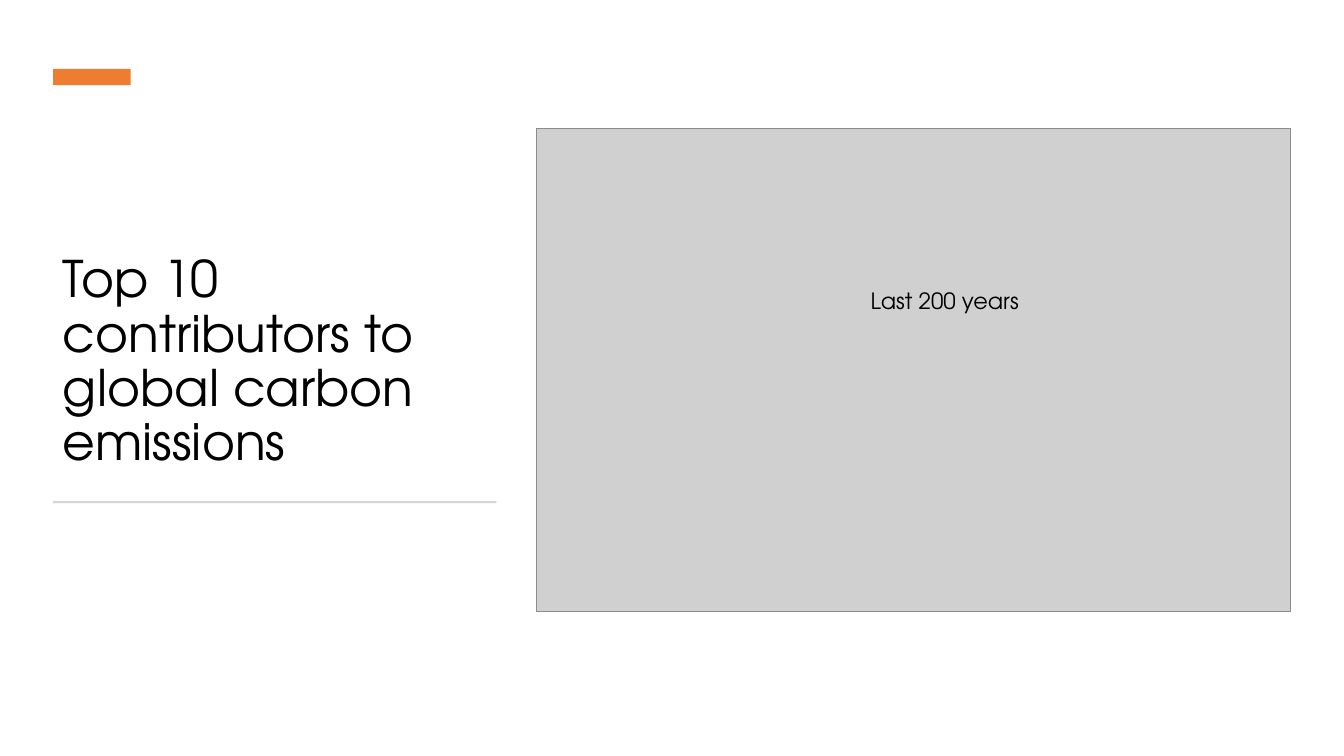
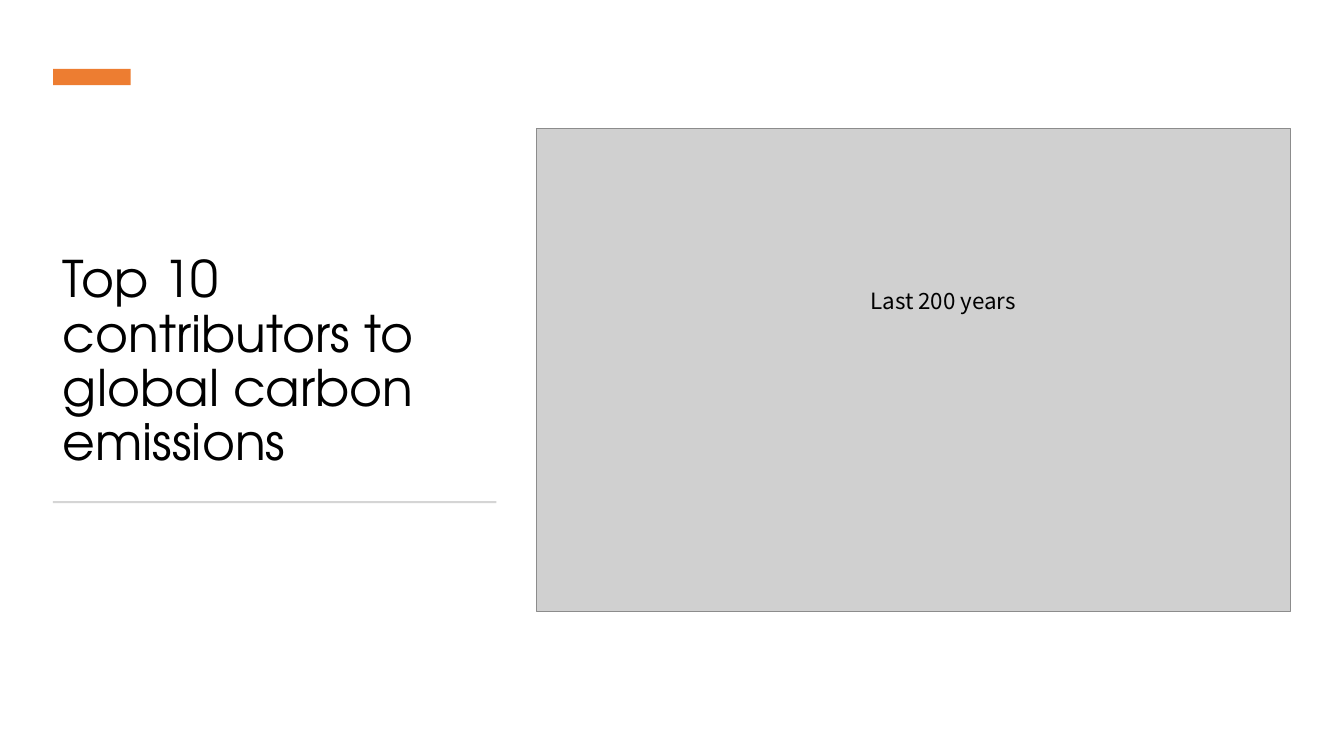
Before and after one commit to danilogiarlini/Global-CO2-Emission-Forecasting, a slide deck: slide 3 of Visualization/GlobalCO2Emission.pptx. Drawn at 1344x756 pixels with LibreOffice and Linux fonts; fonts in the diff are those of the drawing; grey boxes stand for pictures. Boxes give left, top, right and bottom in pixels: in the first picture for what was removed or moved away, otherwise in the second. Text is boxed around its words. In the diff, an @@ line names an element or a change of style, - is before the commit and + after.

```diff
--- a/Visualization/GlobalCO2Emission.pptx
+++ b/Visualization/GlobalCO2Emission.pptx
@@ text "Last 200 years" at (871, 292, 1016, 314): font TeX Gyre Adventor to Noto Sans CJK SC @@
```
Also in this commit, not shown: 2 other slides changed, 3 other files.
